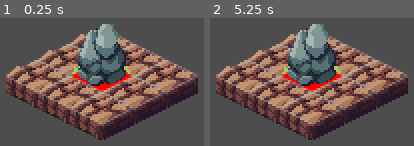
Above: before the commit, frames 1-2 (left to right).
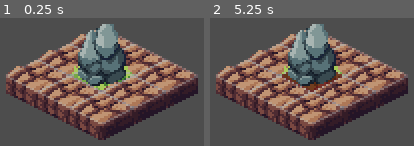
Above: after the commit, the same moments.

Repository: Petiazediter/TurnBasedGame
Game: Godot game, scene res://playground.tscn
Two runs of this game, one before a commit and one after it. Both use one fixed random seed, a clock stepped at 60 frames per second and the inputs below.
Inputs (mouse positions are in pixels of both pictures, inside the frame that each line leads up to):
- Up to frame 1 (0.25 s): no input
- Up to frame 2 (5.25 s): tap Enter at 0.5, 2, 3.5 s; move the mouse to (outside the picture) at 0.52 s; tap Space at 1.25, 2.75, 4.25 s; move the mouse to (outside the picture) at 1.27 s; move the mouse to (outside the picture) at 2.02 s; move the mouse to (outside the picture) at 2.77 s; move the mouse to (outside the picture) at 3.52 s; move the mouse to (outside the picture) at 4.27 s; move the mouse to (312, 79) at 5.02 s

The runs differ from the first frame. In frame 1, 1.1% of the frame differs, in the area x 34-66%, y 42-58%; in frame 2, 1.1%.

Commit message:
feat(grid_controller): cell status effect with filled or outlined marking + hover effect

Diff:
--- a/grid-controller/debug_node.gd
+++ b/grid-controller/debug_node.gd
@@ -2,6 +2,7 @@
 
 @onready var grid_map: GridWorldMap = get_parent() as GridWorldMap;
 
+var hovered_cell: MapCell = null;
 signal update_cell_drawing;
 
 func _ready() -> void:
@@ -10,32 +11,62 @@
 func _on_update_cell_drawing() -> void:
 	queue_redraw();
 
+func _input(event: InputEvent) -> void:
+	# Check if the player is moving the mouse:
+	var hovered_cell_curr = hovered_cell;
+	if event is InputEventMouseMotion:
+		var mouse_pos = event.position;
+		var cell_coords = grid_map.base_map.local_to_map(mouse_pos);
+		if cell_coords != null:
+			var cell_id = MapCell.generate_unique_id_from_vector2i(cell_coords);
+			var cell = grid_map.get_map_cell_by_id(cell_id);
+			if cell != null:
+				hovered_cell = cell;
+			else:
+				hovered_cell = null;
+
+	if hovered_cell != hovered_cell_curr:
+		update_cell_drawing.emit();
+
 func _draw() -> void:
-	draw_cells();
+	draw_grid();
+	if hovered_cell != null:
+		if hovered_cell.is_walkable:
+			highlight_cell(hovered_cell, Color(0.345, 0.196, 0.659, .3), true);
+		else:
+			highlight_cell(hovered_cell, Color(0.369, 0.035, 0.035, .73), true);
 
-func draw_cells() -> void:
+func get_isometric_cell_points(cell: MapCell, should_connect: bool) -> Array[Vector2]:
+	var tilemap = grid_map.base_map;
+	var tile_size = tilemap.tile_set.tile_size;
+
+	var cell_coords = MapCell.generate_vector2i_from_unique_id(cell.id);
+	var world_pos = tilemap.map_to_local(cell_coords)
+
+	var half_w = tile_size.x / 2
+	var half_h = tile_size.y / 2
+
+	var points: Array[Vector2] = [
+		world_pos + Vector2(0, -half_h),
+		world_pos + Vector2(half_w, 0),
+		world_pos + Vector2(0, half_h),
+		world_pos + Vector2(-half_w, 0),
+	]
+
+	if should_connect:
+		points.append(points[0]);
+
+	return points;
+
+func draw_grid() -> void:
 	var cells = grid_map.map;
-	var tilemap = grid_map.base_map
-	var tile_size = tilemap.tile_set.tile_size
+	for cell in cells:
+		var points = get_isometric_cell_points(cell, true);
+		draw_polyline(points, Color(.7, .7, .7, .42), 0.4, true);
 
-	for cell in cells:
-		var cell_coords = MapCell.generate_vector2i_from_unique_id(cell.id);
-		var world_pos = tilemap.map_to_local(cell_coords)
-
-		var half_w = tile_size.x / 2
-		var half_h = tile_size.y / 2
-
-		var points = [
-			world_pos + Vector2(0, -half_h),        # top
-			world_pos + Vector2(half_w, 0),         # right
-			world_pos + Vector2(0, half_h),         # bottom
-			world_pos + Vector2(-half_w, 0),      # left
-		]
-
-		var has_point = grid_map.astar.has_point(cell.id);
-		if !has_point:\
-			# Draw filled rectangle
-			draw_colored_polygon(points, Color(1, 0, 0, 1));
-		else:
-			points.append(points[0]) # close the loop
-			draw_polyline(points, Color(.7, .7, .7, .42), 0.4, true)
+func highlight_cell(cell: MapCell, color: Color, filled: bool) -> void:
+	var points = get_isometric_cell_points(cell, !filled);
+	if filled:
+		draw_colored_polygon(points, color);
+	else:
+		draw_polyline(points, color, 0.4, true);
--- a/grid-controller/map_logic.gd
+++ b/grid-controller/map_logic.gd
@@ -37,5 +37,11 @@
 		var neighbors = base_map.get_surrounding_cells(cell_coords);
 		for neighbor in neighbors:
 			var neighbor_id = MapCell.generate_unique_id_from_vector2i(neighbor);
-			if astar.has_point(neighbor_id):
+			if astar.has_point(neighbor_id) and astar.has_point(cell_id):
 				astar.connect_points(cell_id, neighbor_id, true);
+
+func get_map_cell_by_id(cell_id: int) -> MapCell:
+	for cell in map:
+		if cell.id == cell_id:
+			return cell;
+	return null;
